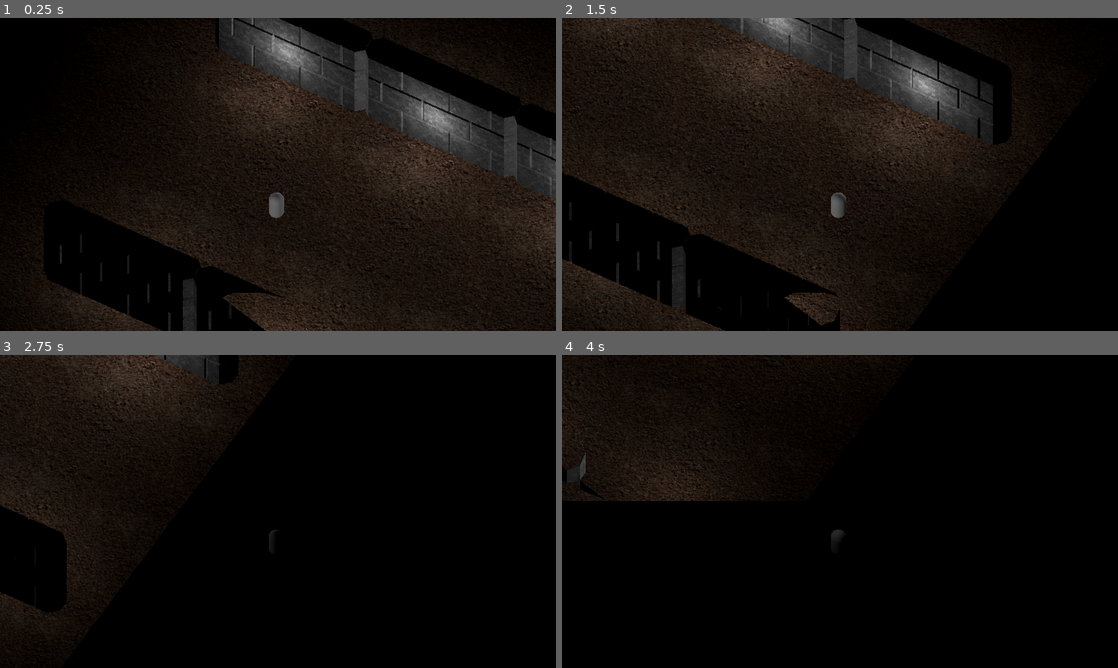
Above: before the commit, frames 1-4 (two rows, left to right).
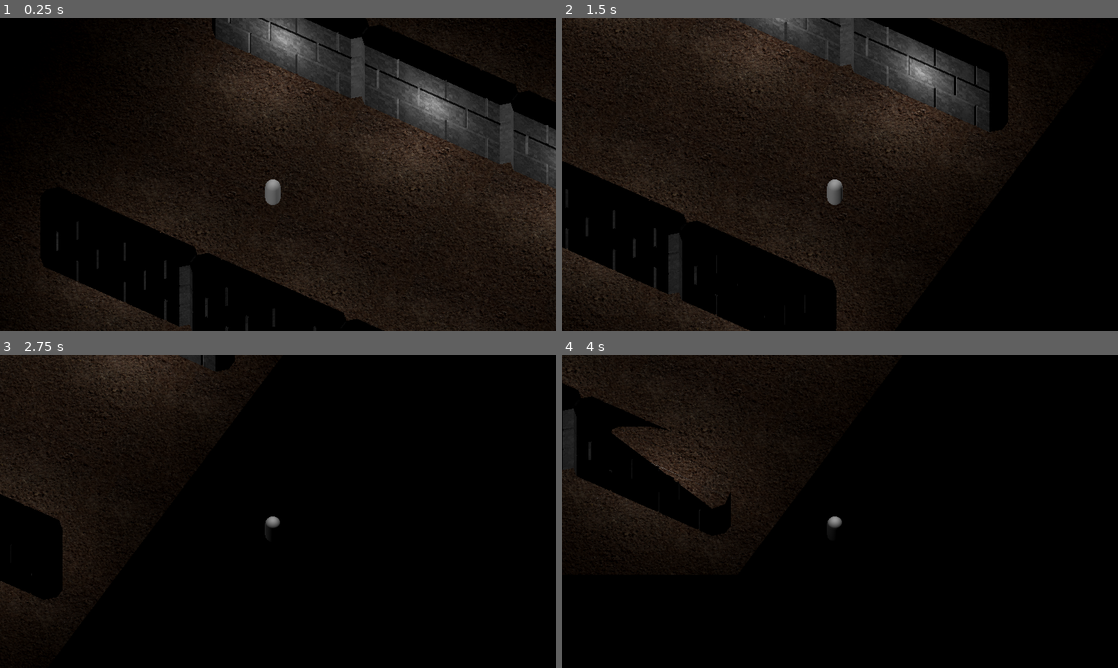
Above: after the commit, the same moments.

Repository: Degenerate-Games/shadows-below
Game: Godot game, scene res://scenes/levels/3d_test_level.tscn
Two runs of this game, one before a commit and one after it. Both use one fixed random seed, a clock stepped at 60 frames per second and the inputs below. This scene is started directly instead of the project's main scene. Sound files missing from this copy of the repository are replaced by a short silence.
Inputs (mouse positions are in pixels of both pictures, inside the frame that each line leads up to):
- Up to frame 1 (0.25 s): no input
- Up to frame 2 (1.5 s): tap Enter at 0.5 s; move the mouse to (962, 158) at 0.52 s; hold D (move_right) 0.53-1.25 s; tap B (bake) at 0.6 s; click (962, 158) at 0.67 s; drag from (728, 190) to (812, 237) at 1.27 s
- Up to frame 3 (2.75 s): tap Space at 2 s; move the mouse to (333, 442) at 2.02 s; hold D (move_right) from 2.03 s (still down); tap K (mixing_ui_clear) at 2.1 s
- Up to frame 4 (4 s): release D (move_right) at 2.75 s; drag from (812, 574) to (673, 464) at 2.77 s; move the mouse to (1006, 558) at 3.52 s; hold A (move_left) from 3.53 s (still down); tap J (mixing_ui_red) at 3.6 s

The runs differ from the first frame. In frame 1, 14% of the frame differs, in the area x 1-100%, y 0-100%; in frame 2, 11%; in frame 3, 2.3%; in frame 4, 6.3%.

Commit message:
adjusted player camera.

Diff:
--- a/scenes/player_3d.tscn
+++ b/scenes/player_3d.tscn
@@ -22,6 +22,7 @@
 metadata/_edit_group_ = true
 
 [node name="OmniLight3D" type="OmniLight3D" parent="."]
+transform = Transform3D(1, 0, 0, 0, 1, 0, 0, 0, 1, 0, 3, 0)
 omni_range = 3.0
 
 [node name="CollisionShape3D" type="CollisionShape3D" parent="."]
@@ -65,9 +66,10 @@
 mesh = SubResource("CapsuleMesh_sgx52")
 
 [node name="Camera3D" type="Camera3D" parent="."]
-transform = Transform3D(0.866025, -0.383022, 0.321394, 0, 0.642788, 0.766044, -0.5, -0.663414, 0.556671, 3, 11, 5)
+transform = Transform3D(0.866025, -0.383022, 0.321394, 0, 0.642788, 0.766044, -0.5, -0.663414, 0.556671, 5, 14, 8)
 projection = 1
 size = 20.0
+near = 0.001
 
 [connection signal="area_entered" from="AuraArea" to="." method="_on_area_2d_area_entered"]
 [connection signal="area_exited" from="AuraArea" to="." method="_on_area_2d_area_exited"]
